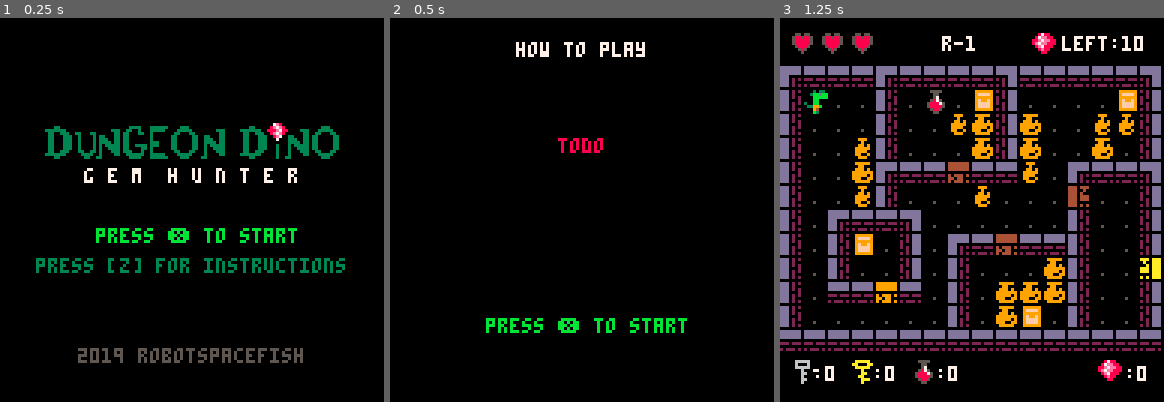
Above: before the commit, frames 1-3 (left to right).
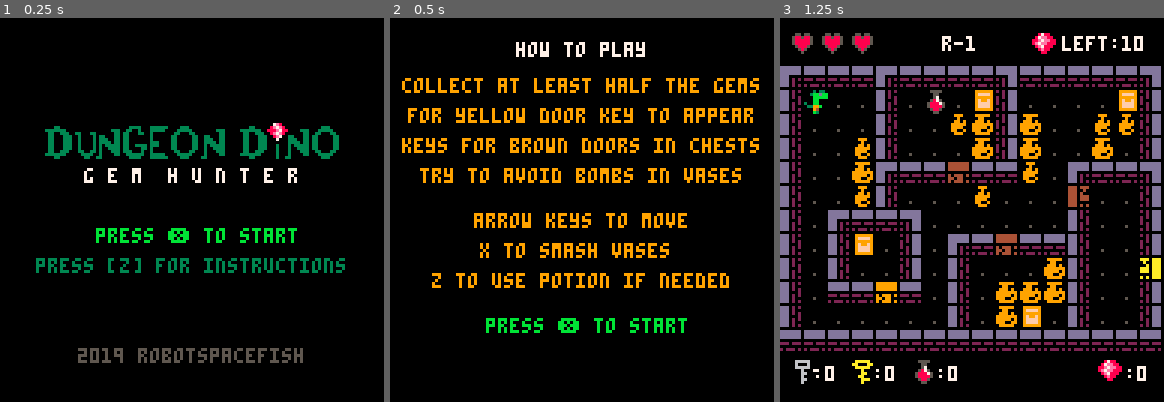
Above: after the commit, the same moments.

Repository: robotspacefish/dungeon_dino
Game: PICO-8 cartridge dungeon_dino.p8
The game is run twice, just before and just after one commit, with the same random seed, the same clock (stepped at 60 frames per second) and the same inputs.
Inputs:
- Up to frame 1 (0.25 s): no input
- Up to frame 2 (0.5 s): tap O (Z key) at 0.33 s
- Up to frame 3 (1.25 s): tap O (Z key) at 0.7 s; tap X (X key) at 1.07 s

Frame 1 is identical in both runs. In frame 2, 8.7% of the frame differs, in the area x 3-97%, y 15-71%; in frame 3, nothing differs.

Commit message:
add instructions

Diff:
--- a/dungeon_dino.p8
+++ b/dungeon_dino.p8
@@ -1,6 +1,9 @@
 pico-8 cartridge // http://www.pico-8.com
-version 16
+version 18
 __lua__
+-- dungeon dino
+-- by jess 'robotspacefish'
+-- https://robotspacefish.dev/
 
 -- # tab 0
 -- 	 ##	global variables
@@ -203,7 +206,13 @@
 
 function draw_instructions()
 	print("how to play",hcenter("how to play"),8,7)
-	print("todo", hcenter("todo"),40,8)
+	print("collect at least half the gems", hcenter("collect at least half the gems"),20,9)
+	print("for yellow door key to appear", hcenter("for yellow door key to appear"),30,9)
+	print("keys for brown doors in chests", hcenter("keys for brown doors in chests"),40,9)
+	print("try to avoid bombs in vases", hcenter("try to avoid bombs in vases"),50,9)
+	print("arrow keys to move", hcenter("arrow keys to move"),65,9)
+	print("x to smash vases ", hcenter("❎ to smash vases "),75,9)
+	print("z to use potion if needed", hcenter("Z to use potion if needed"),85,9)
 	print("press ❎ to start",hcenter("press ❎ to start"),100,11)
 end
 
Not shown, changed: 130 lines of the sprite sheet (__gfx__) section of dungeon_dino.p8
Not shown, changed: the thumbnail (__label__) section of dungeon_dino.p8
